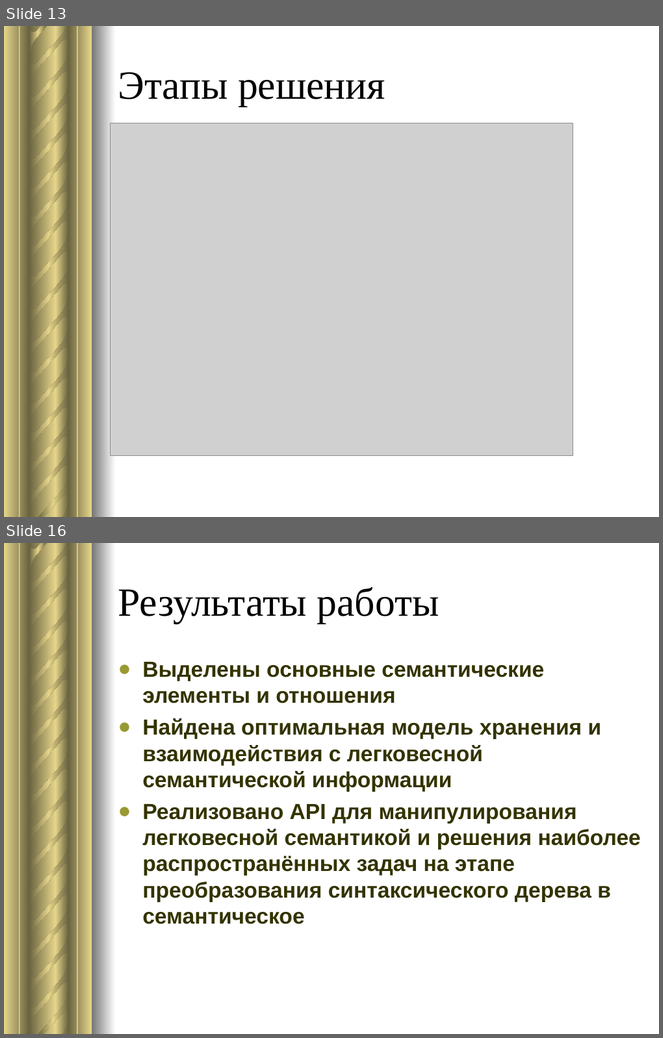
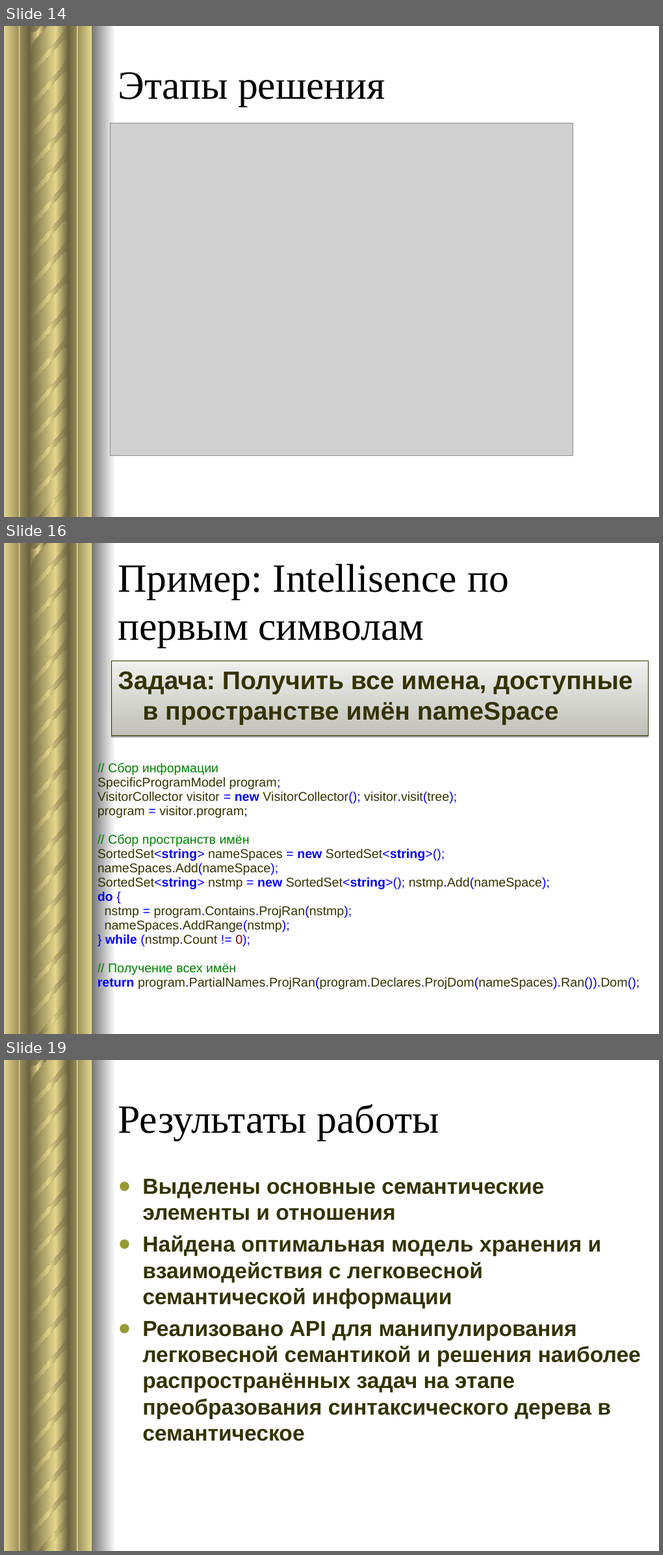
Before and after one commit to voloshinbogdan/LightSemantic, a slide deck: Presentation/НАКОПЛЕНИЕ ЛЕГКОВЕСНОЙ СЕМАНТИЧЕСКОЙ ИНФОРМАЦИИ ПО СИНТАКСИЧЕСКОМУ ДЕРЕВУ.ppt. Shown one above the other, each under a label of ours: slides 13 and 16 before the commit, slides 14, 16 and 19 after it; the slides between them are not shown. The pictures are 663x1038 and 663x1555 pixels, drawn with LibreOffice and Linux fonts; fonts in the diff are those of the drawing; grey boxes stand for pictures. Boxes give left, top, right and bottom in pixels: in the first picture for what was removed or moved away, otherwise in the second. Text is boxed around its words. In the diff, an @@ line names an element or a change of style, - is before the commit and + after.

```diff
--- a/Presentation/НАКОПЛЕНИЕ ЛЕГКОВЕСНОЙ СЕМАНТИЧЕСКОЙ ИНФОРМАЦИИ ПО СИНТАКСИЧЕСКОМУ ДЕРЕВУ.ppt
+++ b/Presentation/НАКОПЛЕНИЕ ЛЕГКОВЕСНОЙ СЕМАНТИЧЕСКОЙ ИНФОРМАЦИИ ПО СИНТАКСИЧЕСКОМУ ДЕРЕВУ.ppt
@@ slide 16 added at [4, 543, 659, 1034], background #FFFFFF; not listed: 29 template elements that a slide beside it also shows @@
@@ title added at [118, 564, 509, 648], 44 pt, text #000000 @@
+Пример: Intellisence по первым символам
@@ rectangle added at [111, 661, 648, 736], fill gradient #C1C1B9 to #EFEFED, outline #333300 0.74 pt, 28 pt, text #333300, bold @@
+Задача: Получить все имена, доступные в пространстве имён nameSpace
@@ table added at [91, 758, 659, 1009], 1 rows, 1 columns @@
+// Сбор информации / SpecificProgramModel program; / VisitorCollector visitor = new VisitorCollector(); visitor.visit(tree); / program = visitor.program; / // Сбор пространств имён / SortedSet<string> nameSpaces = new SortedSet<string>(); / nameSpaces.Add(nameSpace); / SortedSet<string> nstmp = new SortedSet<string>(); nstmp.Add(nameSpace); / do { / nstmp = program.Contains.ProjRan(nstmp); / nameSpaces.AddRange(nstmp); / } while (nstmp.Count != 0); / // Получение всех имён / return program.PartialNames.ProjRan(program.Declares.ProjDom(nameSpaces).Ran()).Dom();
@@ what was slide 13 is now slide 14 @@
@@ what was slide 16 is now slide 19 @@
```
Also in this commit, not shown: 5 slides changed, 2 other slides added, 2 other files.
